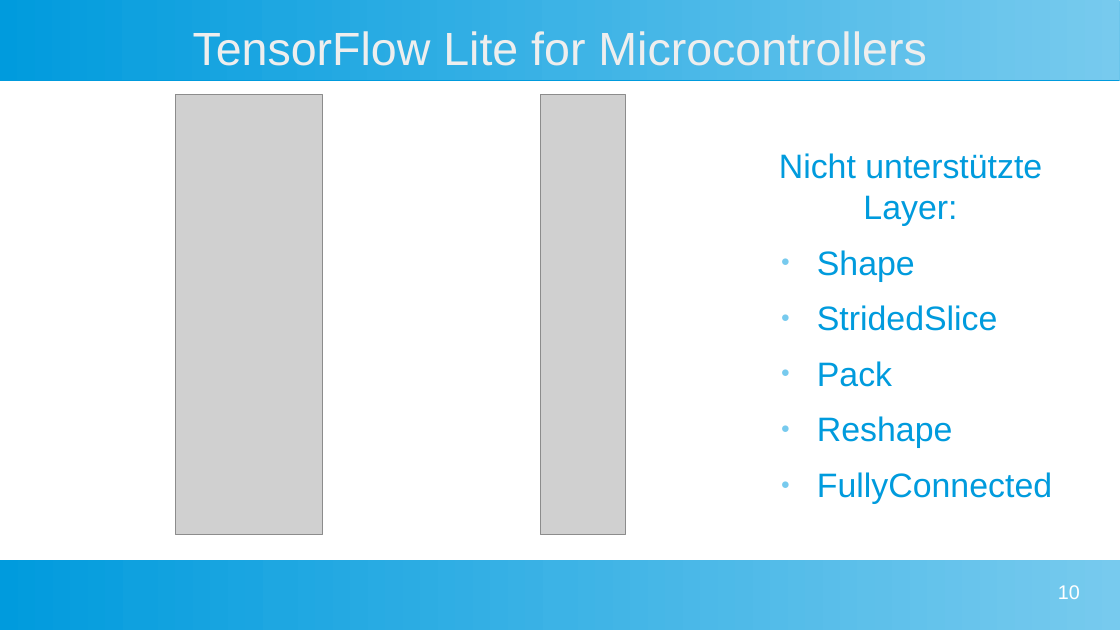
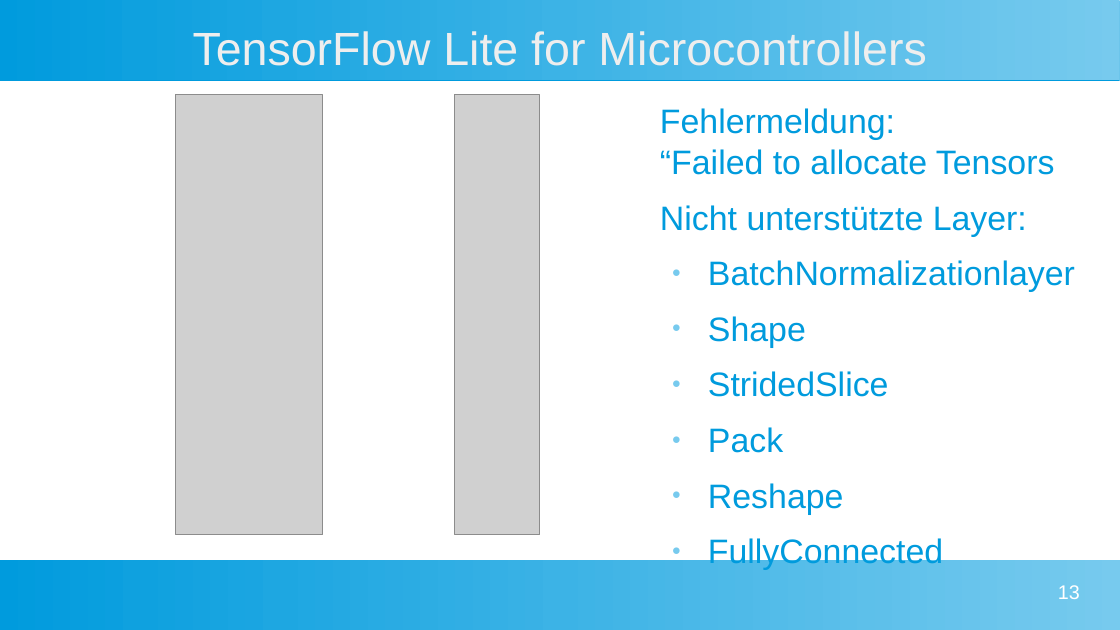
Before and after one commit to Commander-Philip/the-machine-learning-brick, a slide deck: slide 13 of docs/Präsentation Philip.odp (slide 10 before the commit). Drawn at 1120x630 pixels with LibreOffice and Linux fonts; fonts in the diff are those of the drawing; grey boxes stand for pictures. Boxes give left, top, right and bottom in pixels: in the first picture for what was removed or moved away, otherwise in the second. Text is boxed around its words. In the diff, an @@ line names an element or a change of style, - is before the commit and + after.

```diff
--- a/docs/Präsentation Philip.odp
+++ b/docs/Präsentation Philip.odp
@@ picture: place and size @@
-picture at <box>541,96,626,536</box>
+picture at <box>455,96,541,536</box>
@@ text at <box>660,108,1055,175</box>: paragraph added @@
+Fehlermeldung:
+“Failed to allocate Tensors
@@ text "Fehlermeldung: “Failed to allocate Tensors": place and size @@
-text "Fehlermeldung: “Failed to allocate Tensors" at <box>779,153,1052,504</box>
+text "Fehlermeldung: “Failed to allocate Tensors" at <box>660,108,1075,514</box>
@@ text at <box>660,205,1027,236</box>: alignment centre to left @@
@@ text at <box>708,260,1075,292</box>: paragraph added @@
+● BatchNormalizationlayer
@@ page number at <box>1058,585,1080,599</box>: text changed @@
-10
+13
```
Also in this commit, not shown: 2 other slides changed, 7 slides added, 4 slides removed, 1 other file.
